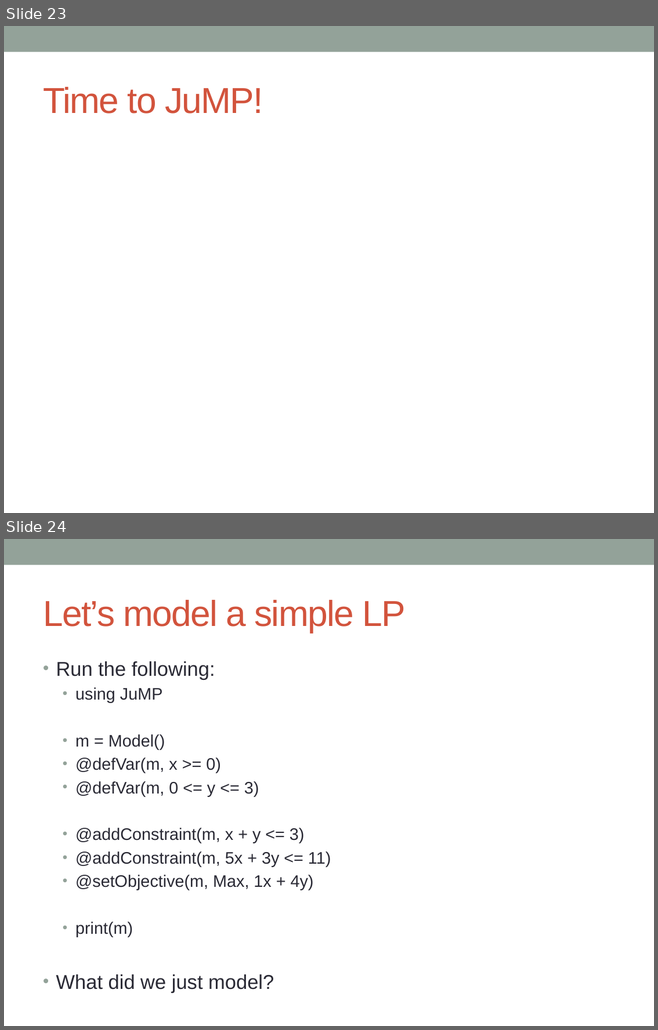
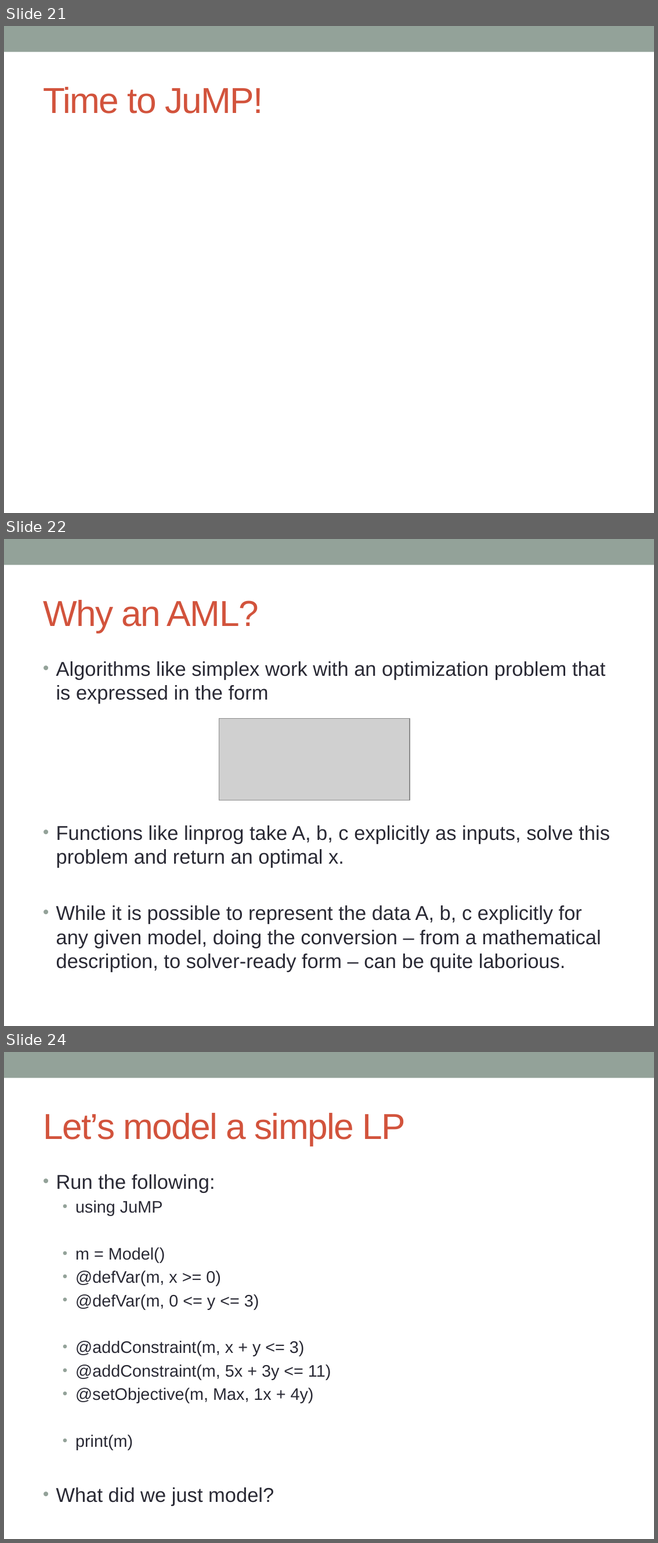
Before and after one commit to IainNZ/ORSoftwareTools2014, a slide deck: Modelling/LPModeling.pptx. Shown one above the other, each under a label of ours: slides 23 and 24 before the commit, slides 21, 22 and 24 after it; the slides between them are not shown. The pictures are 658x1030 and 658x1543 pixels, drawn with LibreOffice and Linux fonts; fonts in the diff are those of the drawing; grey boxes stand for pictures. Boxes give left, top, right and bottom in pixels: in the first picture for what was removed or moved away, otherwise in the second. Text is boxed around its words. In the diff, an @@ line names an element or a change of style, - is before the commit and + after.

```diff
--- a/Modelling/LPModeling.pptx
+++ b/Modelling/LPModeling.pptx
@@ slide 22 added at <box>4,539,654,1026</box>, background #FFFFFF; not listed: 1 template element that a slide beside it also shows @@
@@ title added at <box>43,600,259,633</box>, 40 pt, text #D2533C @@
+Why an AML?
@@ text added at <box>56,661,610,972</box>, 22.2 pt, text #292934 @@
+• Algorithms like simplex work with an optimization problem that is expressed in the form
+• Functions like linprog take A, b, c explicitly as inputs, solve this problem and return an optimal x.
+• While it is possible to represent the data A, b, c explicitly for any given model, doing the conversion – from a mathematical description, to solver-ready form – can be quite laborious.
@@ picture added at <box>219,718,409,800</box> @@
@@ what was slide 23 is now slide 21 @@
```
Also in this commit, not shown: 2 slides changed, 3 other slides added, 1 slide removed.
